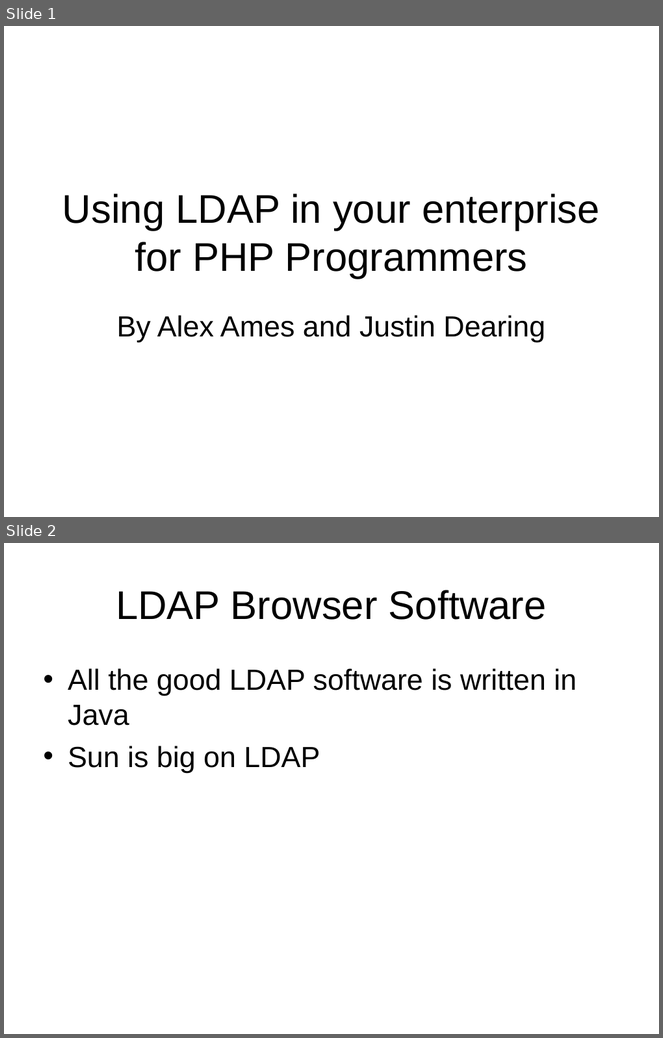
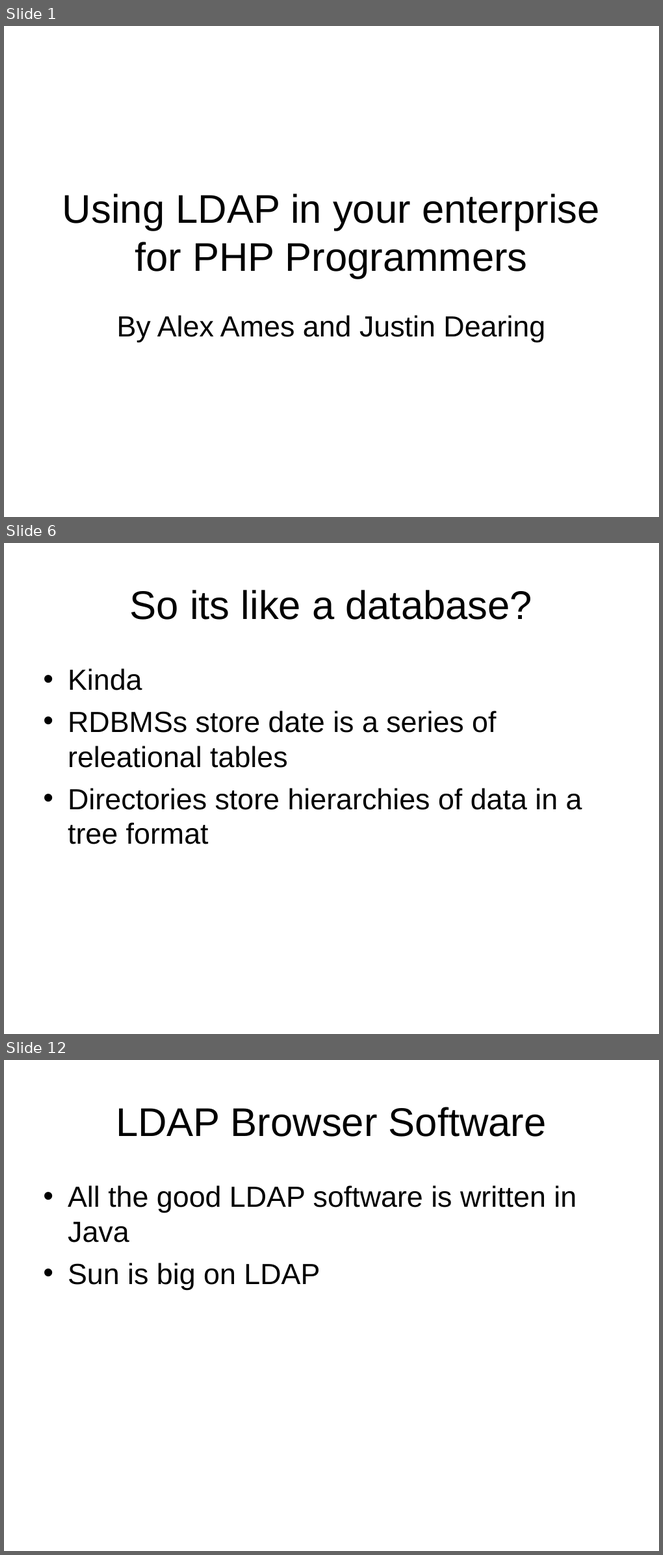
Before and after one commit to LIPHP/LDAP-Talk, a slide deck: Docs/LIPHP-Using LDAP with PHP.ppt. Shown one above the other, each under a label of ours: slides 1 and 2 before the commit, slides 1, 6 and 12 after it; the slides between them are not shown. The pictures are 663x1038 and 663x1555 pixels, drawn with LibreOffice and Linux fonts; fonts in the diff are those of the drawing. Boxes give left, top, right and bottom in pixels: in the first picture for what was removed or moved away, otherwise in the second. Text is boxed around its words. In the diff, an @@ line names an element or a change of style, - is before the commit and + after.

```diff
--- a/Docs/LIPHP-Using LDAP with PHP.ppt
+++ b/Docs/LIPHP-Using LDAP with PHP.ppt
@@ slide 6 added at (4, 543, 659, 1034), background #FFFFFF @@
@@ title added at (130, 590, 532, 620), 44 pt, text #000000 @@
+So its like a database?
@@ text added at (68, 668, 582, 845), 32 pt, text #000000 @@
+• Kinda
+• RDBMSs store date is a series of releational tables
+• Directories store hierarchies of data in a tree format
@@ what was slide 2 is now slide 12 @@
```
Also in this commit, not shown: 11 other slides added.
